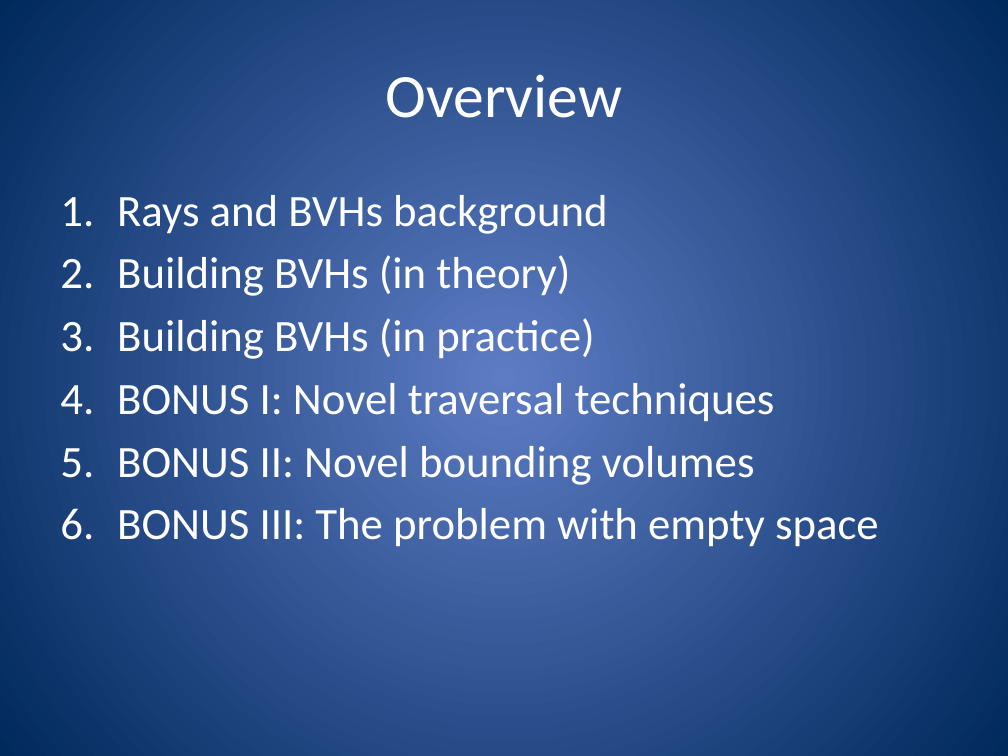
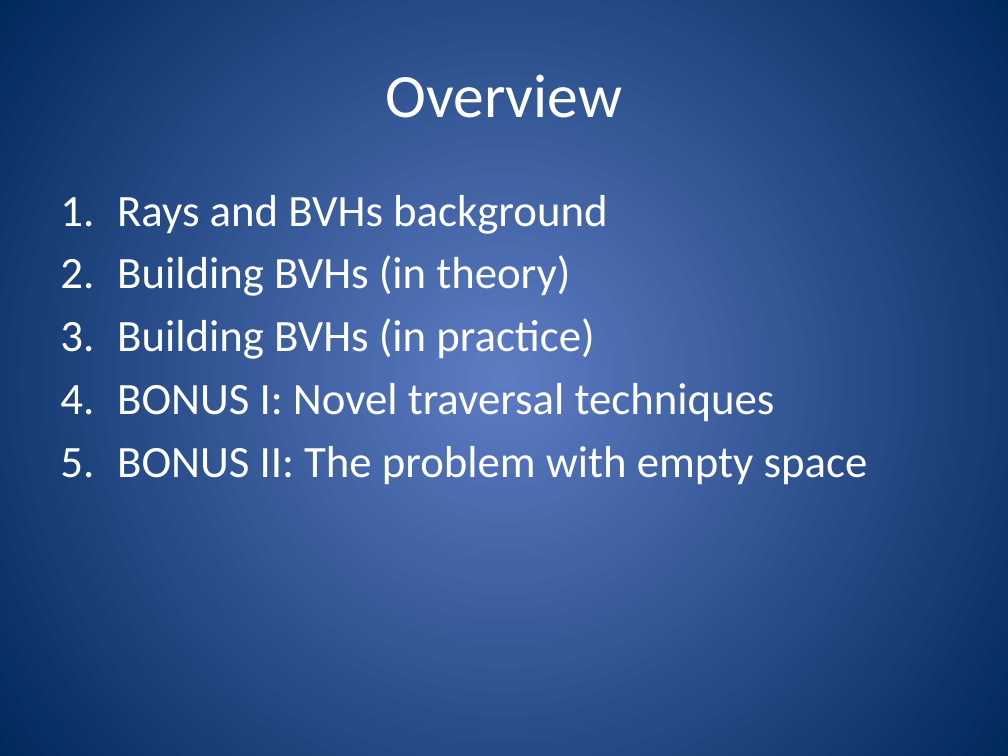
Before and after one commit to nfeltman/RayView, a slide deck: slide 2 of documentation/GroupMeetingPresentation.pptx. Drawn at 1008x756 pixels with LibreOffice and Linux fonts; fonts in the diff are those of the drawing. Boxes give left, top, right and bottom in pixels: in the first picture for what was removed or moved away, otherwise in the second. Text is boxed around its words. In the diff, an @@ line names an element or a change of style, - is before the commit and + after.

```diff
--- a/documentation/GroupMeetingPresentation.pptx
+++ b/documentation/GroupMeetingPresentation.pptx
@@ text at (117, 446, 868, 485): text changed @@
-5. BONUS II: Novel bounding volumes
-6. BONUS III: The problem with empty space
+5. BONUS II: The problem with empty space
```
Also in this commit, not shown: 8 other slides changed, 13 slides added, 2 slides removed.
